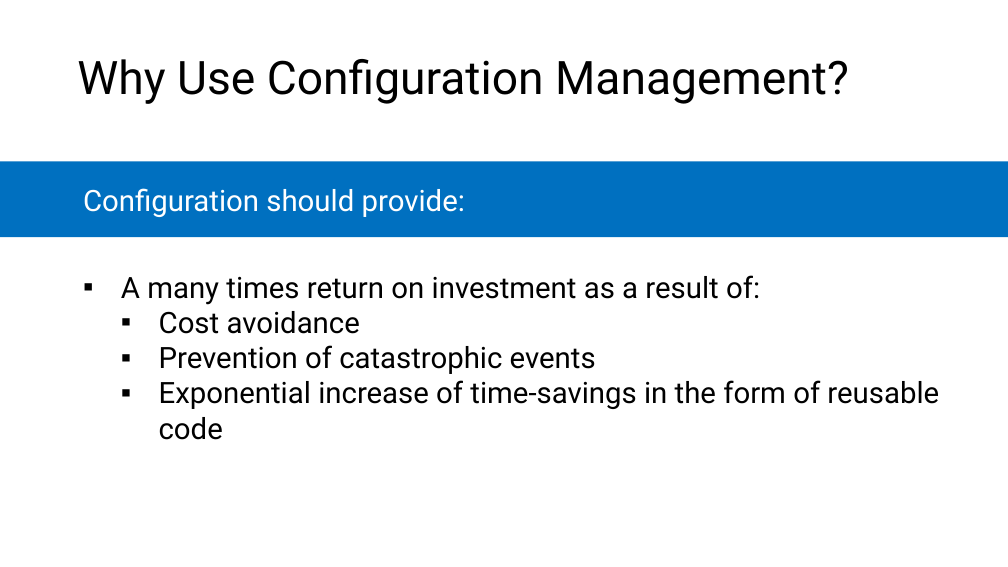
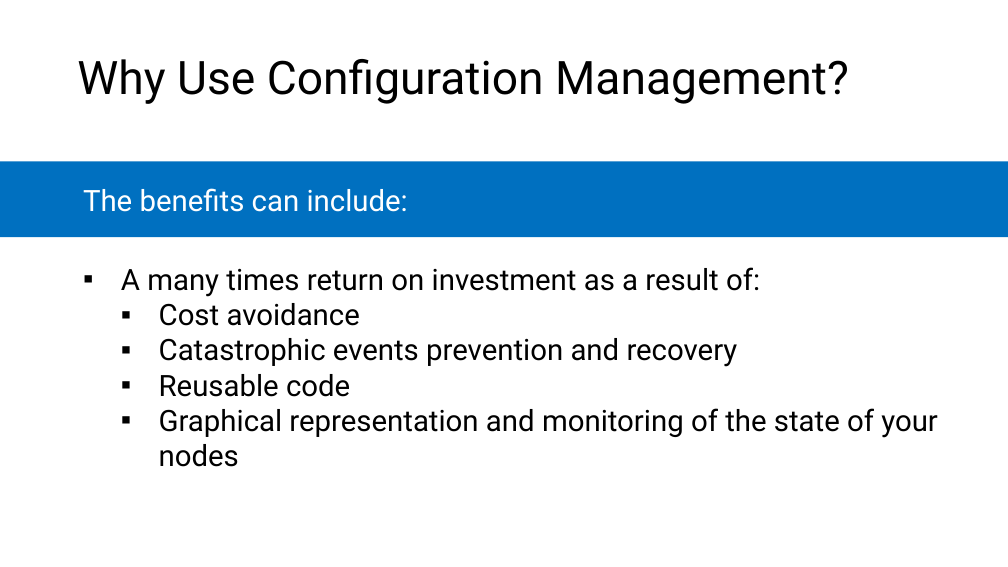
Before and after one commit to microsoft/AcademicContent, a slide deck: slide 4 of Complimentary Course Content/Module7/Lessons/Module7_Lesson2 Configuration Management.pptx (slide 5 before the commit). Drawn at 1008x567 pixels with LibreOffice and Linux fonts; fonts in the diff are those of the drawing. Boxes give left, top, right and bottom in pixels: in the first picture for what was removed or moved away, otherwise in the second. Text is boxed around its words. In the diff, an @@ line names an element or a change of style, - is before the commit and + after.

```diff
--- a/Complimentary Course Content/Module7/Lessons/Module7_Lesson2 Configuration Management.pptx
+++ b/Complimentary Course Content/Module7/Lessons/Module7_Lesson2 Configuration Management.pptx
@@ text in rectangle at <box>83,188,408,212</box>: text changed @@
-Configuration should provide:
+The benefits can include:
@@ text at <box>159,338,938,467</box>: text changed @@
-      ▪ Prevention of catastrophic events
-      ▪ Exponential increase of time-savings in the form of reusable code
+      ▪ Catastrophic events prevention and recovery
+      ▪ Reusable code
+      ▪ Graphical representation and monitoring of the state of your nodes
```
Also in this commit, not shown: 5 other slides changed, 1 slide removed, 2 other files.
